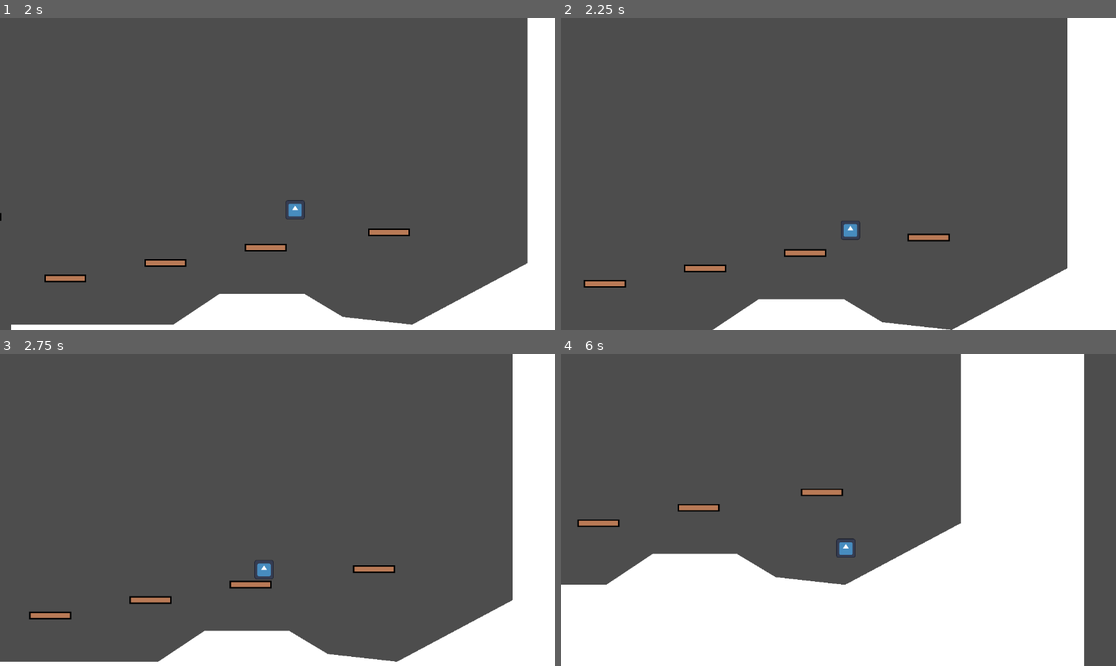
Above: before the commit, frames 1-4 (two rows, left to right).
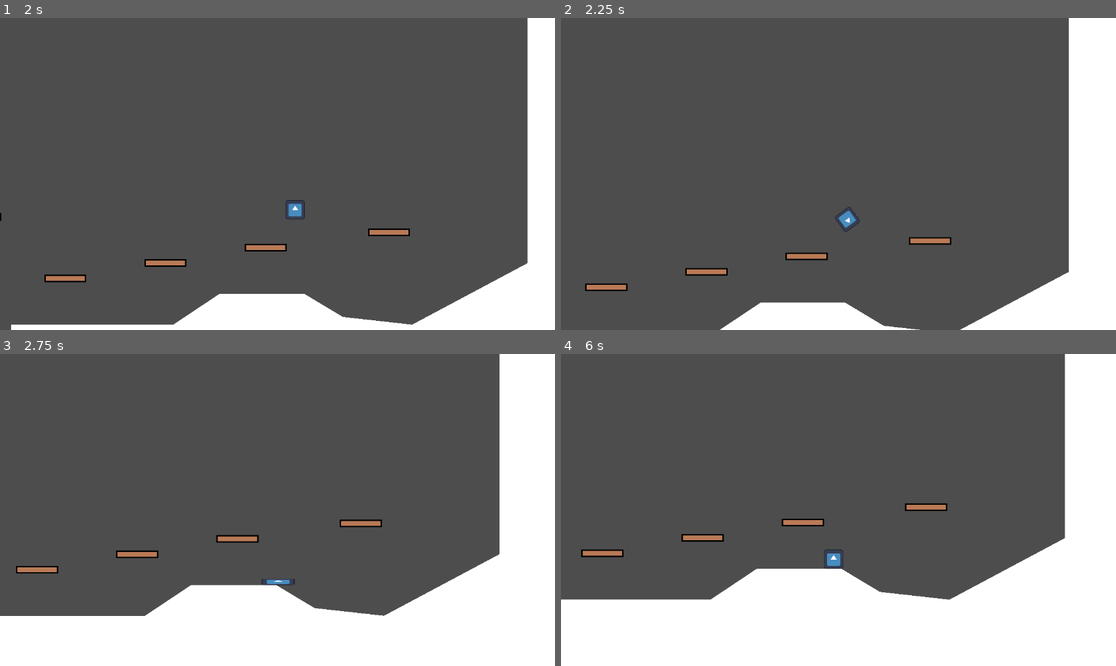
Above: after the commit, the same moments.

Repository: FreyjaMentado/SlimeGame
Game: Godot game, scene res://world.tscn
Two runs of this game, one before a commit and one after it. Both use one fixed random seed, a clock stepped at 60 frames per second and the inputs below. The engine's default icon, where the game draws it, is replaced by a stand-in: a white triangle on a blue panel in a dark square.
Inputs:
- Up to frame 1 (2 s): tap Enter (ui_accept) at 0.5 s; hold D (move_right) from 0.53 s (still down); tap Ctrl (ground_pound) at 0.6, 1.55 s; tap Space (jump) at 0.77, 0.8, 1.07, 1.35, 1.52, 1.82 s
- Up to frame 2 (2.25 s): release D (move_right) at 2.03 s; hold A (move_left) from 2.03 s (still down); tap Ctrl (ground_pound) at 2.1 s
- Up to frame 3 (2.75 s): keep holding A (move_left); tap Space (jump) at 2.3 s
- Up to frame 4 (6 s): release A (move_left) at 2.78 s; hold D (move_right) 2.78-4.28 s; tap Ctrl (ground_pound) at 2.85, 4.35, 5.1 s; tap Space (jump) at 3.02, 3.32, 3.6, 3.77, 4.07, 4.52, 4.82, 5.3, 5.85 s; hold A (move_left) 4.28-5.03 s; hold D (move_right) 5.03-5.78 s; hold A (move_left) from 5.78 s (still down)

Frame 1 is identical in both runs. In frame 2, 2.3% of the frame differs, in the area x 4-92%, y 0-100%; in frame 3, 17%; in frame 4, 27%, in the area x 0-100%, y 0-100%.

Commit message:
add ground pound state

Diff:
--- a/player/player.gd
+++ b/player/player.gd
@@ -2,6 +2,7 @@
 extends CharacterBody2D
 
 @onready var state_machine = $StateMachine
+@onready var animations = $AnimationPlayer
 @export var movement_data: PlayerMovementData
 
 func _ready() -> void:
--- a/player/player.tscn
+++ b/player/player.tscn
@@ -7,6 +7,7 @@
 [ext_resource type="Script" path="res://player/stateMachine/Idle.gd" id="4_syt1c"]
 [ext_resource type="Script" path="res://player/stateMachine/Run.gd" id="5_2xcmb"]
 [ext_resource type="Script" path="res://player/stateMachine/Air.gd" id="6_uukb8"]
+[ext_resource type="Script" path="res://player/stateMachine/GroundPound.gd" id="8_f0ll7"]
 
 [sub_resource type="RectangleShape2D" id="RectangleShape2D_tcaqm"]
 
@@ -29,11 +30,11 @@
 tracks/1/type = "method"
 tracks/1/imported = false
 tracks/1/enabled = true
-tracks/1/path = NodePath(".")
+tracks/1/path = NodePath("StateMachine/GroundPound")
 tracks/1/interp = 1
 tracks/1/loop_wrap = true
 tracks/1/keys = {
-"times": PackedFloat32Array(0.249217),
+"times": PackedFloat32Array(0.25),
 "transitions": PackedFloat32Array(1),
 "values": [{
 "args": [],
@@ -71,11 +72,11 @@
 tracks/2/type = "method"
 tracks/2/imported = false
 tracks/2/enabled = true
-tracks/2/path = NodePath(".")
+tracks/2/path = NodePath("StateMachine/GroundPound")
 tracks/2/interp = 1
 tracks/2/loop_wrap = true
 tracks/2/keys = {
-"times": PackedFloat32Array(0.397317),
+"times": PackedFloat32Array(0.4),
 "transitions": PackedFloat32Array(1),
 "values": [{
 "args": [],
@@ -174,7 +175,14 @@
 idle_state = NodePath("../Idle")
 air_state = NodePath("../Air")
 
-[node name="Air" type="Node" parent="StateMachine" node_paths=PackedStringArray("idle_state", "run_state")]
+[node name="Air" type="Node" parent="StateMachine" node_paths=PackedStringArray("idle_state", "run_state", "ground_pound_state")]
 script = ExtResource("6_uukb8")
 idle_state = NodePath("../Idle")
 run_state = NodePath("../Run")
+ground_pound_state = NodePath("../GroundPound")
+
+[node name="GroundPound" type="Node" parent="StateMachine" node_paths=PackedStringArray("idle_state", "run_state", "air_state")]
+script = ExtResource("8_f0ll7")
+idle_state = NodePath("../Idle")
+run_state = NodePath("../Run")
+air_state = NodePath("../Air")
--- a/player/stateMachine/Air.gd
+++ b/player/stateMachine/Air.gd
@@ -2,6 +2,7 @@
 
 @export var idle_state: State
 @export var run_state: State
+@export var ground_pound_state: State
 
 @onready var coyote_jump_timer = $"../../Timers/CoyoteJumpTimer"
 @onready var jump_buffer_timer = $"../../Timers/JumpBuffer"
@@ -48,6 +49,9 @@
 		player.velocity.x = move_toward(player.velocity.x, input_axis * player.movement_data.speed, player.movement_data.air_acceleration * delta)
 	player.move_and_slide()
 
+	if !player.is_on_floor() and Input.is_action_just_pressed("ground_pound"):
+		return ground_pound_state
+
 	if player.is_on_floor() and !Input.is_action_just_pressed("jump"):
 		if input_axis != 0:
 			return run_state
--- /dev/null
+++ b/player/stateMachine/GroundPound.gd
@@ -0,0 +1,43 @@
+extends State
+
+@export var idle_state: State
+@export var run_state: State
+@export var air_state: State
+
+var is_ground_pound = false
+var current_state = null
+
+func enter() -> void:
+	super()
+	is_ground_pound = false
+	current_state = null
+
+func process_physics(delta: float) -> State:
+	if !player.is_on_floor() and player.movement_data.ground_pound and !is_ground_pound:
+		is_ground_pound = true
+		player.velocity = Vector2.ZERO
+		player.animations.play("GroundPoundInit")
+
+	if player.is_on_floor() and is_ground_pound:
+		print("land")
+		player.animations.play("GroundPoundLand")
+
+	player.move_and_slide()
+
+	if !is_ground_pound:
+		var input_axis = Input.get_axis('move_left', 'move_right')
+		if input_axis != 0:
+			return run_state
+		if Input.is_action_just_pressed("jump"):
+			return air_state
+		else:
+			return idle_state
+
+	return current_state
+
+func move_ground_pound():
+	print("move")
+	player.velocity = Vector2(0, player.movement_data.ground_pound_speed)
+
+func end_ground_pound():
+	is_ground_pound = false
Not shown: 1 places in player/player.tscn that only renumber resources
